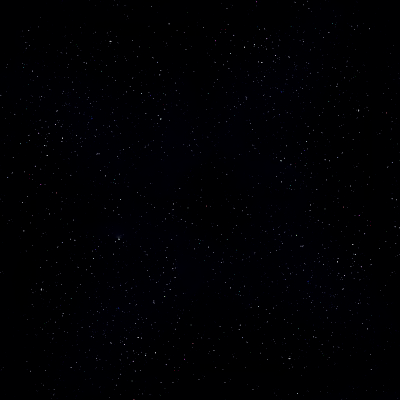
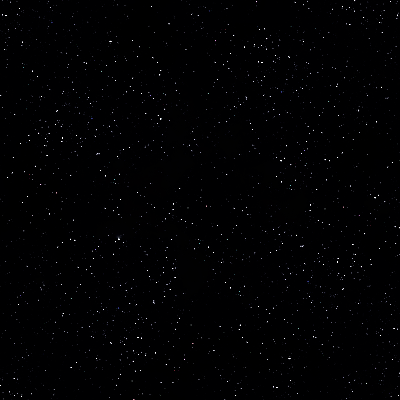
The second 400 × 400 image is a revision of the first. Changes to its layers:
painted on "Layer 0" over [0, 0, 400, 400]
